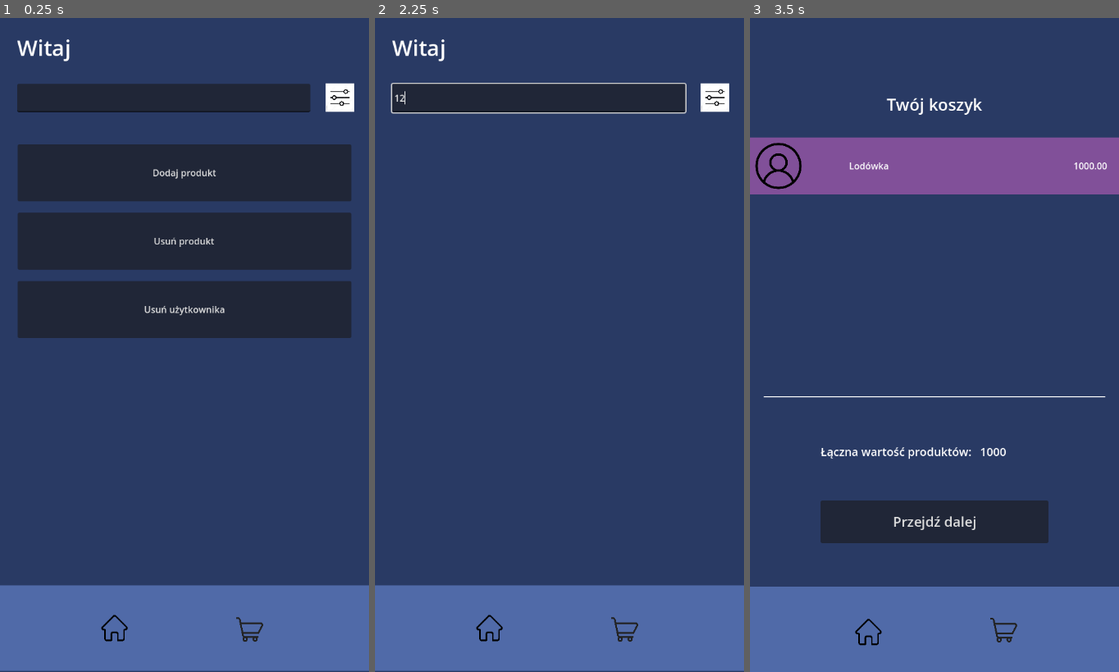
Above: before the commit, frames 1-3 (left to right).
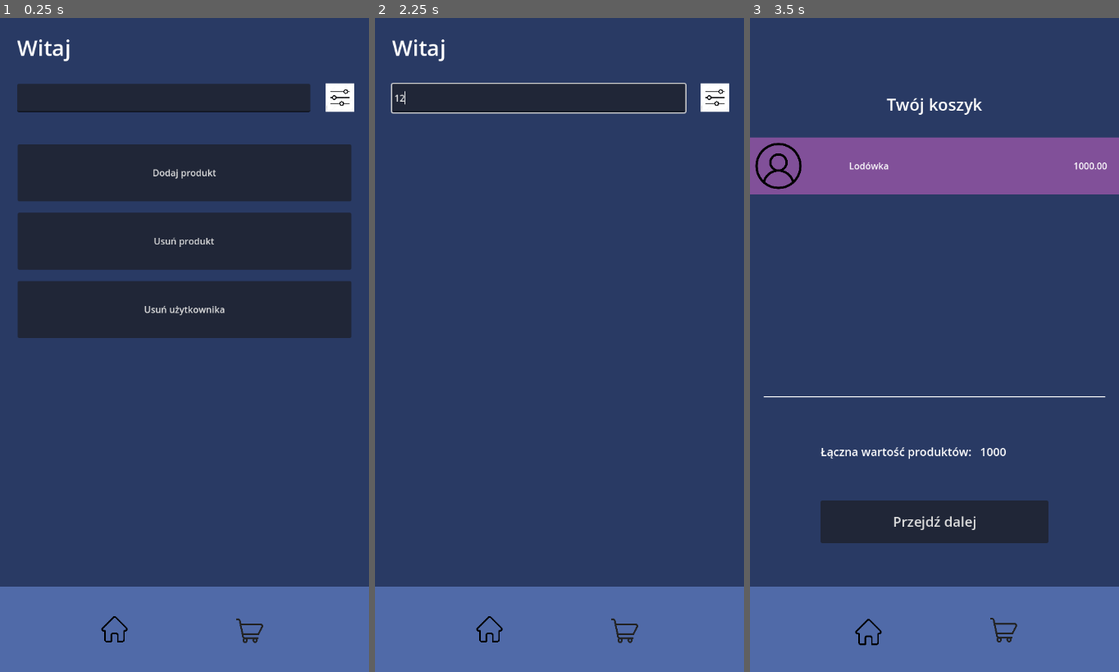
Above: after the commit, the same moments.

Repository: MateuszChoda/MediaLamus
Game: Godot game, scene res://Base/admin_screen.tscn
Two runs of this game, one before a commit and one after it. Both use one fixed random seed, a clock stepped at 60 frames per second and the inputs below. This scene is started directly instead of the project's main scene.
Inputs (mouse positions are in pixels of both pictures, inside the frame that each line leads up to):
- Up to frame 1 (0.25 s): no input
- Up to frame 2 (2.25 s): click (537, 96) at 0.52 s; type "12" at 0.6 s; click (489, 626) at 1.25 s; click (537, 96) at 2.02 s; type "12" at 2.1 s
- Up to frame 3 (3.5 s): click (1000, 632) at 2.75 s

The runs differ from the first frame. In frame 1, 0.5% of the frame differs, in the area x 0-100%, y 86-100%; in frame 2, 0.5%; in frame 3, nothing differs.
Error in both runs: Invalid assignment of property or key 'text' with value of type 'String' on a base object of type 'null instance'. (res://Scripts/cart_screen.gd:21)

Commit message:
Episode 6 - Return of the Fix

Diff:
--- a/Base/admin_screen.tscn
+++ b/Base/admin_screen.tscn
@@ -27,18 +27,14 @@
 color = Color(0.160784, 0.227451, 0.392157, 1)
 
 [node name="ColorRect" type="ColorRect" parent="BackgroundRect"]
-layout_mode = 1
-anchors_preset = 8
-anchor_left = 0.5
-anchor_top = 0.5
-anchor_right = 0.5
-anchor_bottom = 0.5
-offset_left = -324.0
-offset_top = 424.0
-offset_right = 324.0
-offset_bottom = 574.0
-grow_horizontal = 2
-grow_vertical = 2
+custom_minimum_size = Vector2(0, 150)
+layout_mode = 1
+anchors_preset = 12
+anchor_top = 1.0
+anchor_right = 1.0
+anchor_bottom = 1.0
+grow_horizontal = 2
+grow_vertical = 0
 color = Color(0.314033, 0.414383, 0.657094, 1)
 
 [node name="Home_btn" type="TextureButton" parent="BackgroundRect/ColorRect"]
Not shown, changed: MediaLamus.apk
Not shown, changed: MediaLamus.apk.idsig
